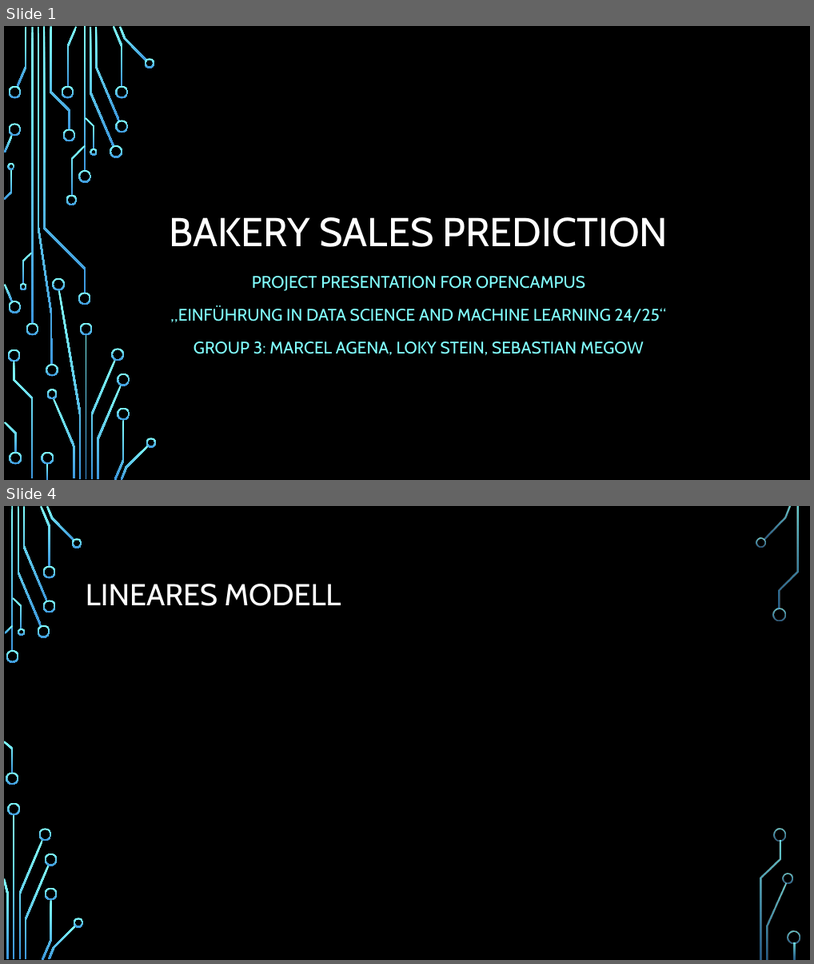
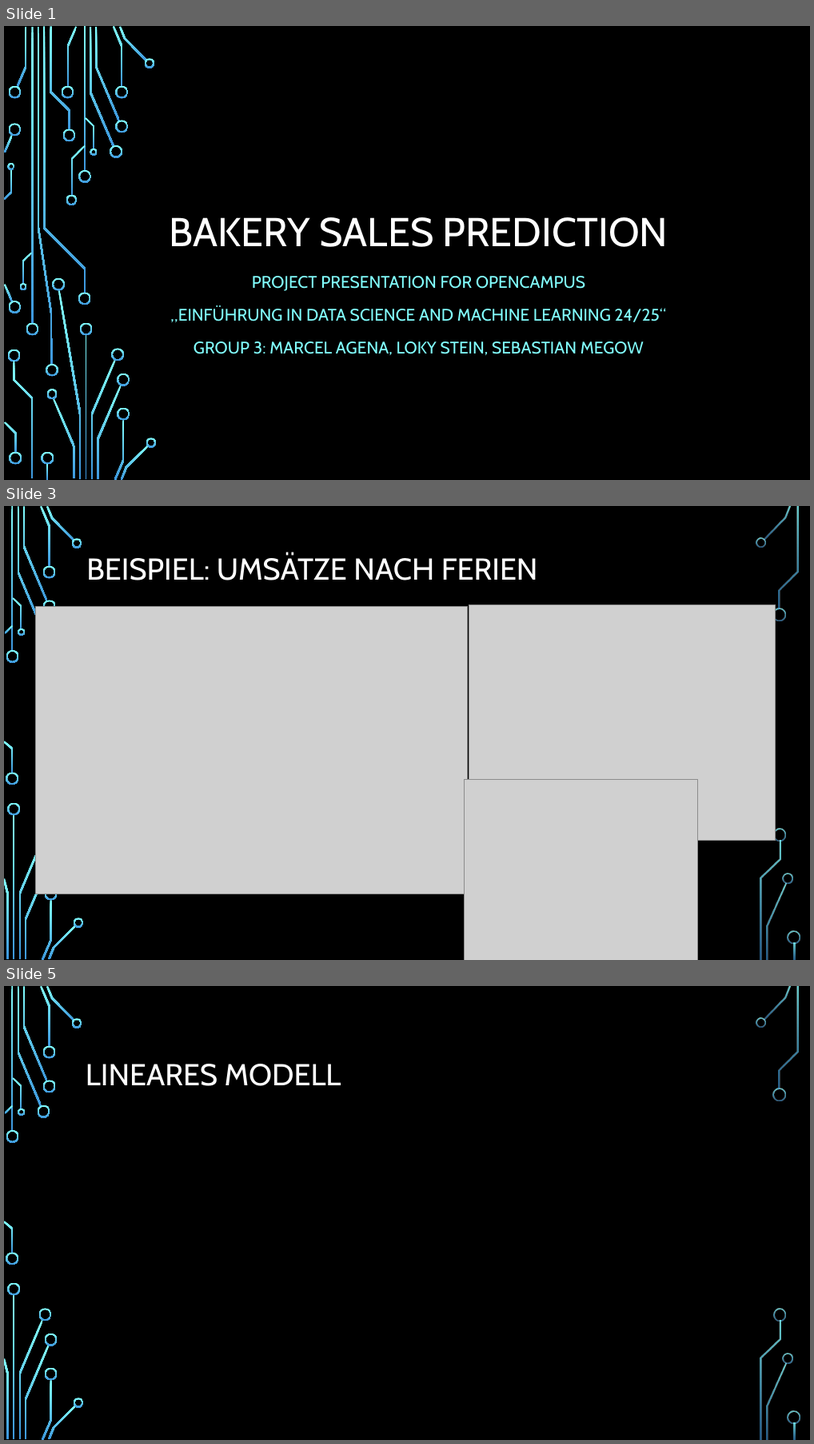
Before and after one commit to Marcel-Ag/Team_Raum-3_BakerySalesPredictions, a slide deck: 4_Presentation/Präsentation_Raum3.pptx. Shown one above the other, each under a label of ours: slides 1 and 4 before the commit, slides 1, 3 and 5 after it; the slides between them are not shown. The pictures are 814x964 and 814x1444 pixels, drawn with LibreOffice and Linux fonts; fonts in the diff are those of the drawing; grey boxes stand for pictures; background and template pictures are left out. Boxes give left, top, right and bottom in pixels: in the first picture for what was removed or moved away, otherwise in the second. Text is boxed around its words. In the diff, an @@ line names an element or a change of style, - is before the commit and + after.

```diff
--- a/4_Presentation/Präsentation_Raum3.pptx
+++ b/4_Presentation/Präsentation_Raum3.pptx
@@ slide 3 added at <box>4,506,810,960</box>, background picture (left out); not listed: 33 template elements that a slide beside it also shows @@
@@ title added at <box>86,554,538,580</box>, 36 pt, text #FFFFFF @@
+BEISPIEL: UMSÄTZE NACH FERIEN
@@ picture added at <box>36,607,468,893</box> @@
@@ picture added at <box>470,604,776,840</box> @@
@@ picture added at <box>464,779,698,960</box> @@
@@ what was slide 4 is now slide 5 @@
```
Also in this commit, not shown: 1 slide changed, 1 other slide added, 1 slide removed.
